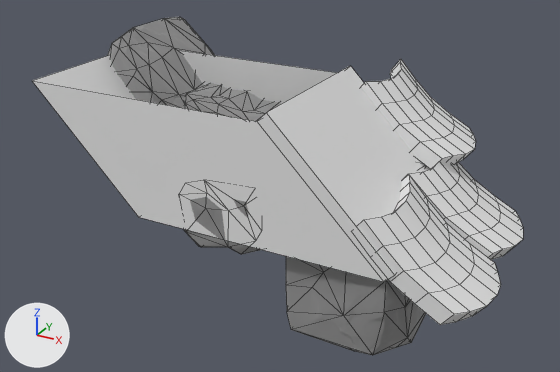
The FBX model LightProjectGame/Assets/FBX/Structures/Roof_End_Right.fbx: old version first, new version second.
One viewpoint serves both versions: a 50 mm lens placed at (1.14, -3.12, 1.95), pointed at (-0.93, 0.64, 0.07). Lighting does not change. The marker at lower left points along +X, +Y and +Z. Mesh edges are drawn as thin lines. Where no turn or scale is listed for an object, it has been applied to the vertices.

In view in the first picture: 'Roof', 'Wall.022', 'rock_1.100'.
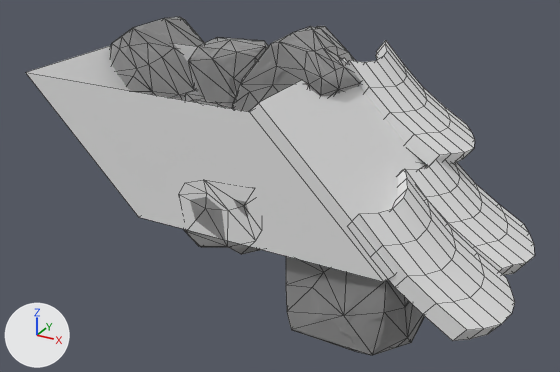
The change in detail:
me_rock_1_100 is used by ob_rock_1_100; location (-0.544, 0.882, 0.111).
me_rock_1_100 had 480 vertices, 936 faces and spanned x -1.77..0.67, y -0.89..0.48, z -0.63..0.77.
me_rock_1_100 now has 615 vertices, 1198 faces and spans x -1.77..0.67, y -0.89..0.48, z -0.63..0.88.
me_rock_1_100 part 6: the loose piece of 27 vertices spanning x 0.23..0.67, y -0.29..0.16, z -0.46..-0.06 is copied, and the copy is moved by (-1.35, 0.18, 0.75); it spans x -1.12..-0.68, y -0.11..0.33, z 0.3..0.69.
me_rock_1_100 part 7: a new loose piece of 108 vertices spanning x -0.71..-0.01, y -0.45..0.38, z 0.15..0.88, in mat_rock_big_001 (its picture is missing).
me_roof_007 has 218 vertices, 209 faces and spans x 1.03..2.22, y -0.5..1.02, z -2.0..-1.03.
me_roof_007 is used by ob_roof; location (-1.741, 0.5, 1.794).
Before the commit, vertices of me_roof_007: 0 (1.03, -0.5, -1.09) at pixel (256, 121), 2 (1.03, 0.5, -1.09), 4 (1.09, 0.5, -1.03) at pixel (350, 65), 5 (1.09, -0.5, -1.03) at pixel (266, 112).
me_roof_007 part 2: the loose piece of 70 vertices spanning x 1.55..2.22, y -0.49..0.14, z -2.0..-1.48 is multiplied about its middle by the matrix ((1.105, 0.0, -0.105), (0.0, 1.0, 0.0), (-0.105, 0.0, 1.105)), then moved by (0.03, 0.0, -0.03).
me_roof_007 part 3: the loose piece of 70 vertices spanning x 1.53..2.2, y 0.16..0.75, z -1.96..-1.49 is multiplied about its middle by the matrix ((1.105, 0.0, -0.105), (0.0, 1.0, 0.0), (-0.105, 0.0, 1.105)), then moved by (0.03, -0.02, -0.03).
me_roof_007 part 4: the loose piece of 70 vertices spanning x 1.15..1.81, y 0.43..1.02, z -1.58..-1.09 is multiplied about its middle by the matrix ((1.105, 0.0, -0.105), (0.0, 1.0, 0.0), (-0.105, 0.0, 1.105)), then moved by (-0.06, 0.0, 0.06).
Part 5, on me_roof_007:
Vertices 0, 2, 4, 5 of me_roof_007 move by (-0.04, 0.0, 0.04).
me_wall_022 has 8 vertices, 5 faces and spans x 0.31..2.52, y -0.5..0.5, z -1.77..-1.06.
me_wall_022 is used by ob_wall_022; location (-2.518, 0.5, 1.768).
Before the commit, vertices of me_wall_022: 0 (0.31, -0.5, -1.06) at pixel (31, 80), 2 (0.31, 0.5, -1.06), 4 (1.81, -0.5, -1.06) at pixel (256, 121), 6 (1.81, 0.5, -1.06).
Part 1, on me_wall_022:
Vertices 0, 2, 4, 6 of me_wall_022 move by (-0.04, 0.0, 0.04).

What differs and where, as boxes [x1, y1, x2, y2] in the pictures (560 x 372 px; the box of a moved part takes in the faces that stretch with it):
'Roof', reshaped (7% wider, 13% taller): before [257, 59, 523, 325]; after [249, 40, 535, 341]
'Wall.022', reshaped: before [32, 50, 383, 282]; after [26, 43, 383, 282]
'rock_1.100', reshaped: before [107, 17, 426, 355]; after [110, 17, 425, 355]
part 2 of me_roof_007, moved or reshaped: before [358, 175, 501, 325]; after [353, 169, 515, 341]
part 3 of me_roof_007, moved or reshaped: before [404, 162, 523, 260]; after [398, 159, 535, 275]
part 4 of me_roof_007, moved or reshaped: before [361, 59, 476, 169]; after [346, 40, 475, 166]
part 5 of me_roof_007, moved or reshaped: before [257, 66, 430, 282]; after [249, 58, 427, 282]
part 6 of me_rock_1_100, added: after [188, 37, 269, 106]
part 7 of me_rock_1_100, added: after [232, 26, 361, 112]
